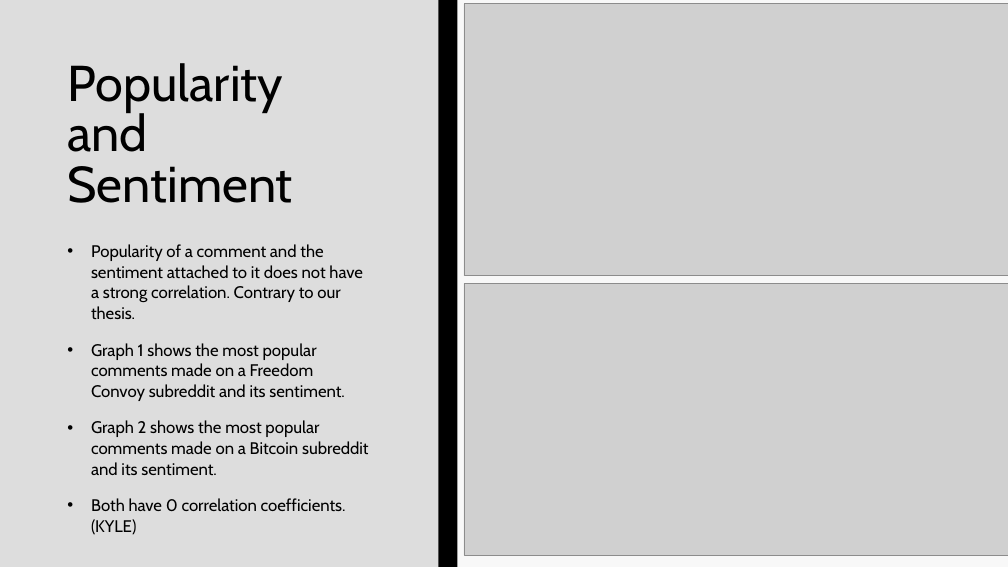
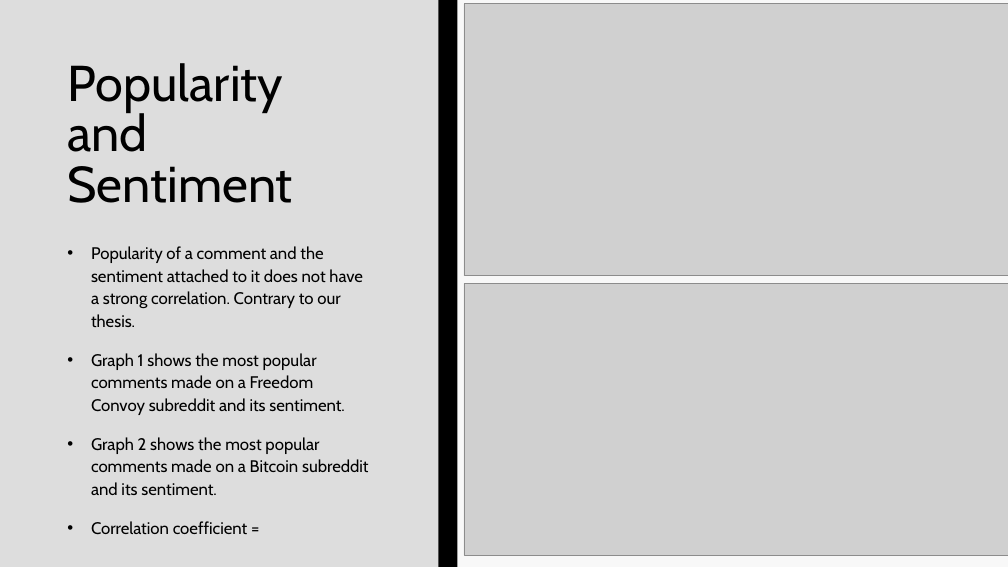
Before and after one commit to EvaTarr/CMPT412Project, a slide deck: slide 6 of presentation.pptx (slide 5 before the commit). Drawn at 1008x567 pixels with LibreOffice and Linux fonts; fonts in the diff are those of the drawing; grey boxes stand for pictures. Boxes give left, top, right and bottom in pixels: in the first picture for what was removed or moved away, otherwise in the second. Text is boxed around its words. In the diff, an @@ line names an element or a change of style, - is before the commit and + after.

```diff
--- a/presentation.pptx
+++ b/presentation.pptx
@@ text at [91,246,369,495]: line spacing 1.03 to 1.13 @@
@@ text at [91,521,247,535]: text changed @@
-• Both have 0 correlation coefficients. (KYLE)
+• Correlation coefficient =
```
Also in this commit, not shown: 5 other slides changed, 1 slide added, 3 other files.
